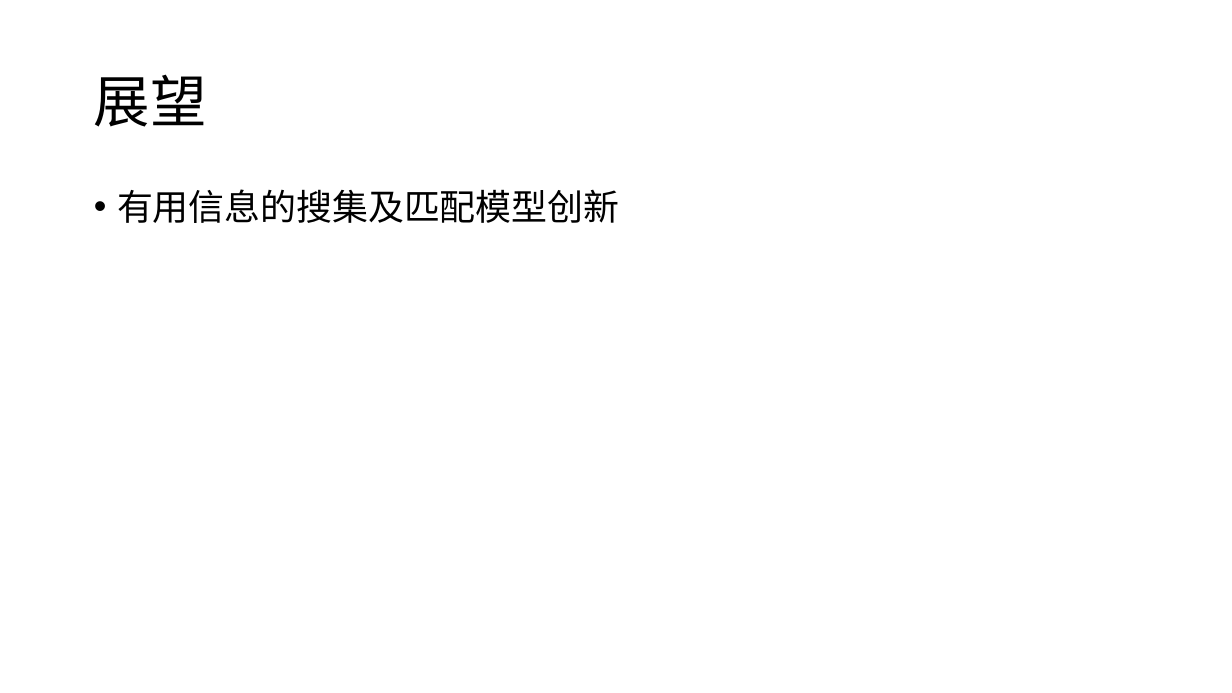
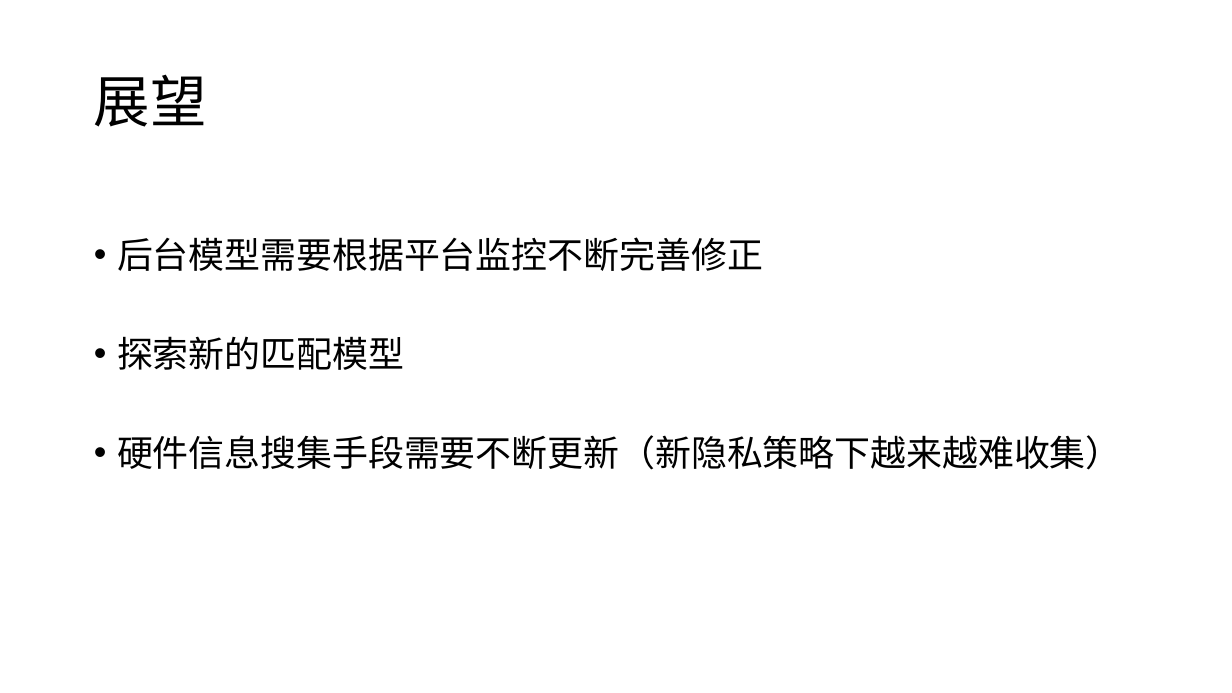
Before and after one commit to happylishang/happylishang.github.io, a slide deck: slide 11 of _posts/Android/严选可信ID项目.pptx (slide 9 before the commit). Drawn at 1232x693 pixels with LibreOffice and Linux fonts; fonts in the diff are those of the drawing. Boxes give left, top, right and bottom in pixels: in the first picture for what was removed or moved away, otherwise in the second. Text is boxed around its words. In the diff, an @@ line names an element or a change of style, - is before the commit and + after.

```diff
--- a/_posts/Android/严选可信ID项目.pptx
+++ b/_posts/Android/严选可信ID项目.pptx
@@ text at (117,237,1122,470): text changed @@
-• 有用信息的搜集及匹配模型创新
+• 后台模型需要根据平台监控不断完善修正
+• 探索新的匹配模型
+• 硬件信息搜集手段需要不断更新（新隐私策略下越来越难收集）
```
Also in this commit, not shown: 3 other slides changed, 4 slides added, 1 slide removed.
